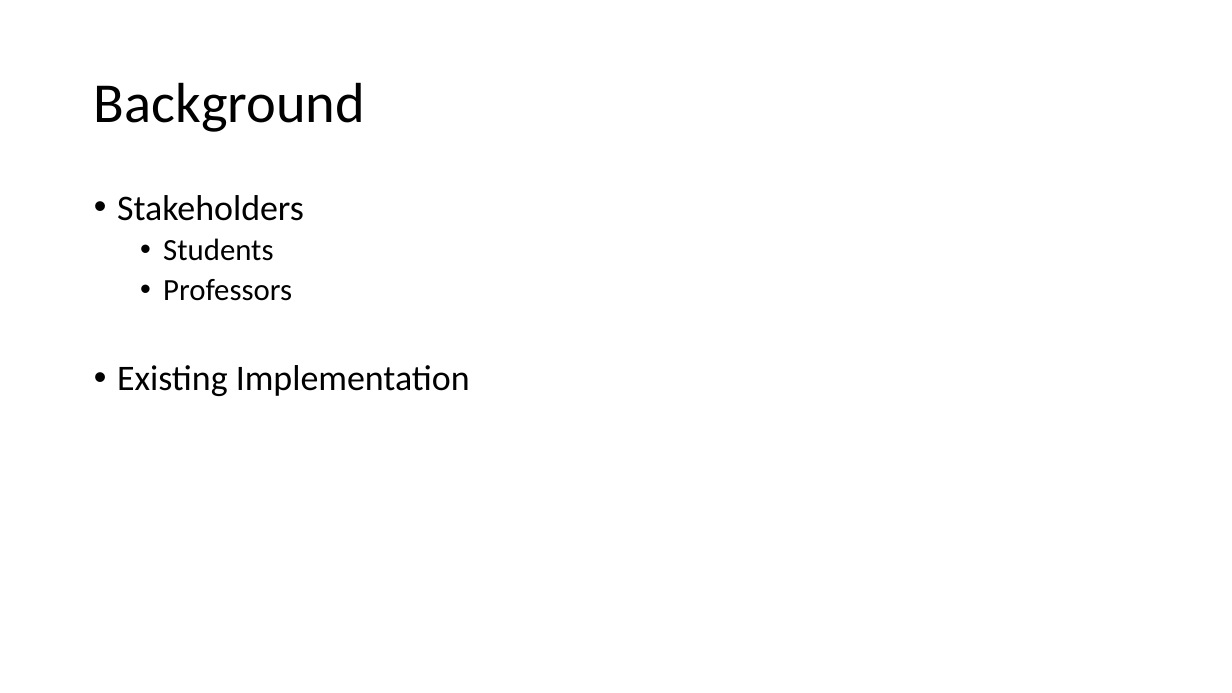
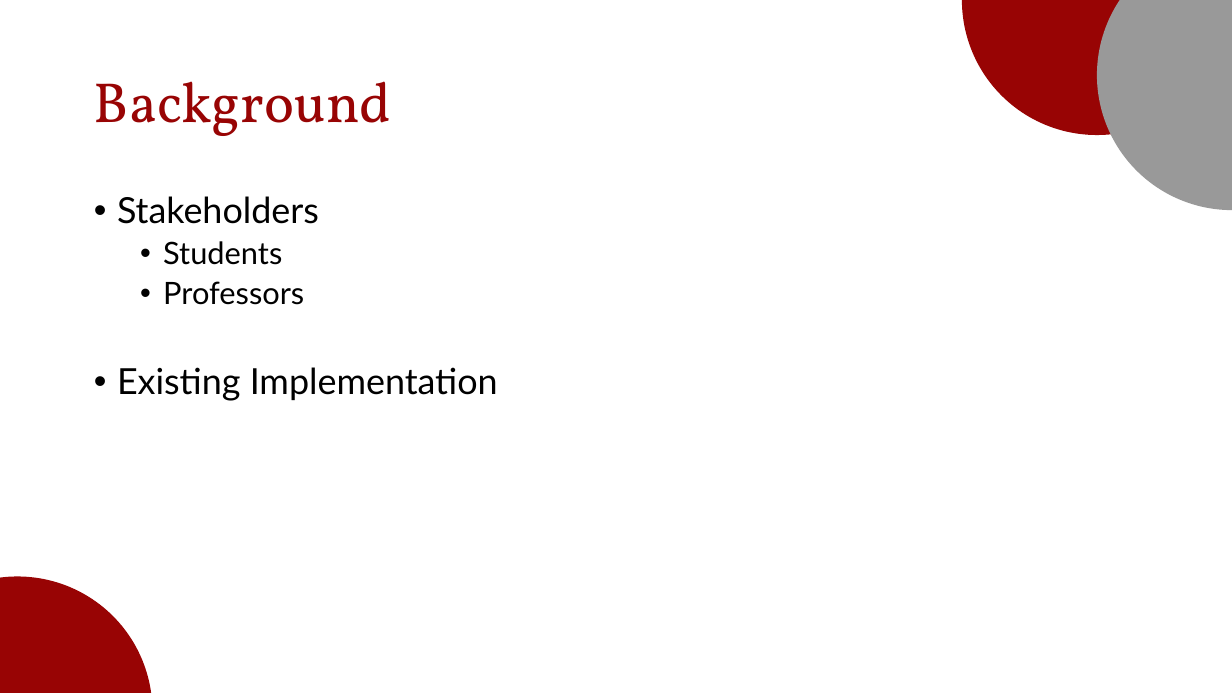
Before and after one commit to mehtaj8/Euneva, a slide deck: slide 3 of Doc/FinalPresentation/FinalPresentation.pptx. Drawn at 1232x693 pixels with LibreOffice and Linux fonts; fonts in the diff are those of the drawing. Boxes give left, top, right and bottom in pixels: in the first picture for what was removed or moved away, otherwise in the second. Text is boxed around its words. In the diff, an @@ line names an element or a change of style, - is before the commit and + after.

Commit message:
update final presentation styling

```diff
--- a/Doc/FinalPresentation/FinalPresentation.pptx
+++ b/Doc/FinalPresentation/FinalPresentation.pptx
@@ ellipse added at (962,0,1232,135), fill #980404 @@
@@ ellipse added at (1097,0,1232,210), fill #999999 @@
@@ title "Background" at (94,81,392,136): font Calibri to Vollkorn, text colour #000000 to #980404 @@
@@ text "Stakeholders" at (117,196,498,401): font Calibri to Lato @@
@@ ellipse added at (0,577,152,693), fill #980404 @@
```
Also in this commit, not shown: 5 other slides changed, 1 slide added, 1 slide removed.
